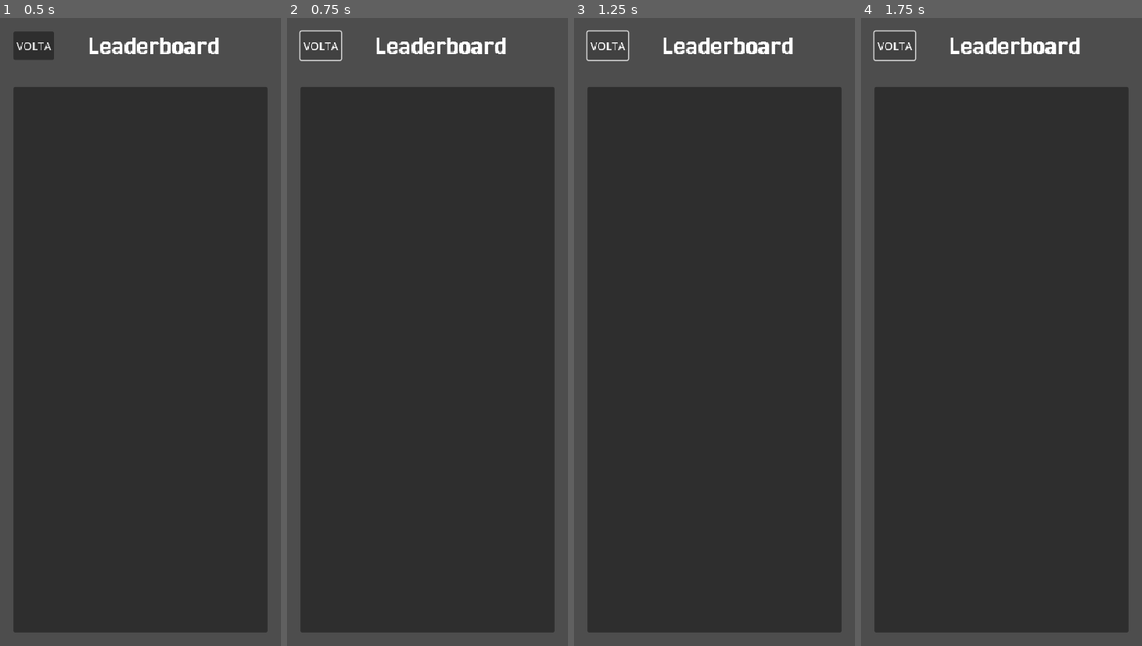
Above: before the commit, frames 1-4 (left to right).
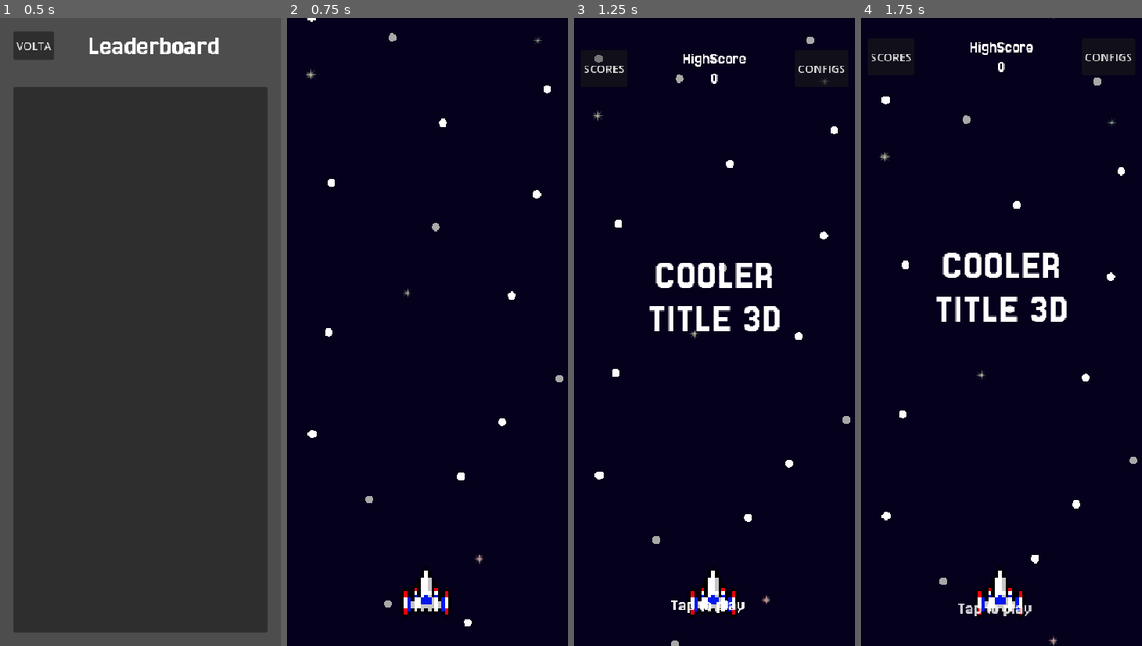
Above: after the commit, the same moments.

Repository: Juawo/space-shooter
Game: Godot game, scene res://scenes/ui/Leaderboard/leaderboard.tscn
Two runs of this game, one before a commit and one after it. Both use one fixed random seed, a clock stepped at 60 frames per second and the inputs below. This scene is started directly instead of the project's main scene. The engine's default icon, where the game draws it, is replaced by a stand-in: a white triangle on a blue panel in a dark square.
Inputs:
- Up to frame 1 (0.5 s): no input
- Up to frame 2 (0.75 s): click "VOLTA" at 0.5 s
- Up to frame 3 (1.25 s): no input
- Up to frame 4 (1.75 s): tap Enter at 1.25 s; hold Right (ui_right) from 1.28 s (still down)

Frame 1 is identical in both runs. In frame 2, 100% of the frame differs, in the area x 0-100%, y 0-100%; in frame 3, 100%; in frame 4, 100%.

Commit message:
Refactor leaderboard UI; add back button functionality and adjust process modes for game scripts

Diff:
--- a/scenes/ui/Leaderboard/leaderboard.tscn
+++ b/scenes/ui/Leaderboard/leaderboard.tscn
@@ -4,6 +4,7 @@
 [ext_resource type="Script" uid="uid://bsx2i8a6wuf2h" path="res://scripts/ui/Leaderboard/leaderboard.gd" id="1_eprmh"]
 
 [node name="Leaderboard" type="Control"]
+process_mode = 3
 layout_mode = 3
 anchors_preset = 15
 anchor_right = 1.0
@@ -33,7 +34,7 @@
 layout_mode = 2
 theme_override_constants/separation = 50
 
-[node name="Button" type="Button" parent="MarginContainer/VBoxContainer/HBoxContainer"]
+[node name="BackButton" type="Button" parent="MarginContainer/VBoxContainer/HBoxContainer"]
 layout_mode = 2
 size_flags_horizontal = 0
 text = "VOLTA"
@@ -69,3 +70,5 @@
 layout_mode = 2
 size_flags_horizontal = 3
 size_flags_vertical = 3
+
+[connection signal="pressed" from="MarginContainer/VBoxContainer/HBoxContainer/BackButton" to="." method="_on_back_button_pressed"]
--- a/scripts/game/api-manager.gd
+++ b/scripts/game/api-manager.gd
@@ -5,6 +5,9 @@
 
 var API_URL_BASE := "https://madalyn-thoroughgoing-continuedly.ngrok-free.dev/"
 var headers_base = ["Content-Type: application/json"]
+
+func _ready() -> void:
+	process_mode = Node.PROCESS_MODE_ALWAYS
 
 func register_player(data : Dictionary):
 	var request = HTTPRequest.new()
@@ -39,7 +42,7 @@
 	add_child(request)
 	request.request_completed.connect(_on_score_create_update_completed.bind(request))
 
-	var url = API_URL_BASE+"/api/HighScore/%s" % [SaveManager.player_id]
+	var url = API_URL_BASE+"api/HighScore/%s" % [SaveManager.player_id]
 	var data_string = JSON.stringify({"Value": score})
 
 	var method = HTTPClient.METHOD_POST
--- a/scripts/game/game-events.gd
+++ b/scripts/game/game-events.gd
@@ -6,3 +6,6 @@
 signal game_over
 signal game_requested
 signal hud_closed
+
+func _ready() -> void:
+	process_mode = Node.PROCESS_MODE_ALWAYS
--- a/scripts/game/save-manager.gd
+++ b/scripts/game/save-manager.gd
@@ -10,6 +10,7 @@
 var file_path : String
 
 func _ready() -> void:
+	process_mode = Node.PROCESS_MODE_ALWAYS
 	# OS.SYSTEM_DIR_DOWNLOADS pega a pasta correta no Ubuntu ou Android
 	var download_dir = OS.get_system_dir(OS.SYSTEM_DIR_DOWNLOADS)
 	file_path = download_dir + "/space-shooter-save.json"
--- a/scripts/game/session-state.gd
+++ b/scripts/game/session-state.gd
@@ -17,3 +17,7 @@
 	set (new_value) :
 		high_score = new_value
 		high_score_changed.emit(new_value)
+
+
+func _ready() -> void:
+	process_mode = Node.PROCESS_MODE_ALWAYS
--- a/scripts/ui/Leaderboard/leaderboard.gd
+++ b/scripts/ui/Leaderboard/leaderboard.gd
@@ -1,13 +1,15 @@
 extends Control
 
 @onready var v_box_container: VBoxContainer = $MarginContainer/VBoxContainer/Panel/MarginContainer/ScrollContainer/VBoxContainer
-var row_scene := preload("res://scenes/ui/Leaderboard/leaderboard_row.tscn")
+var row_scene := load("res://scenes/ui/Leaderboard/leaderboard_row.tscn")
+var main_scene := load("res://scenes/game/main.tscn")
 
 func _ready() -> void:
 	ApiManager.highscores_received.connect(populate_leaderboard)
 	ApiManager.get_leaderboard()
 
 func populate_leaderboard(data : Array):
+	print("Opa")
 	if  data is not Array:
 		printerr("Leaderboard recebida nao e um array!")
 		return
@@ -17,3 +19,8 @@
 		new_scene.populate(data[i], i+1)
 		if i % 2 == 0:
 			new_scene.get_node("Panel").self_modulate = Color(1, 1, 1, 0.05) # Sombra leve
+
+
+func _on_back_button_pressed() -> void:
+	print("clicado")
+	get_tree().change_scene_to_packed(main_scene)
